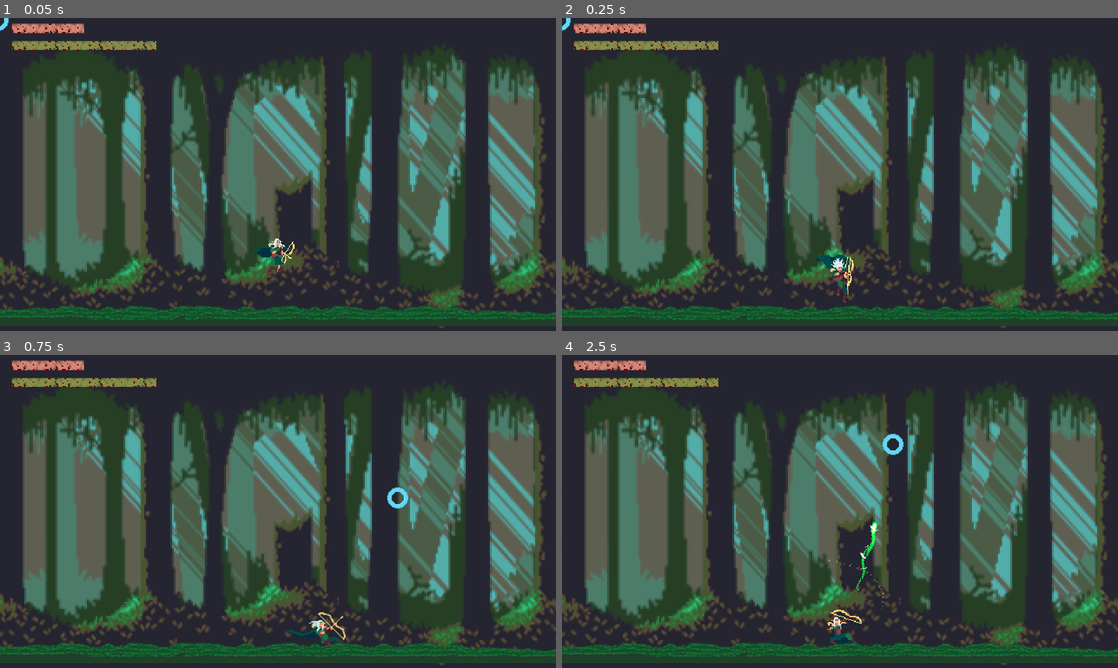
Above: before the commit, frames 1-4 (two rows, left to right).
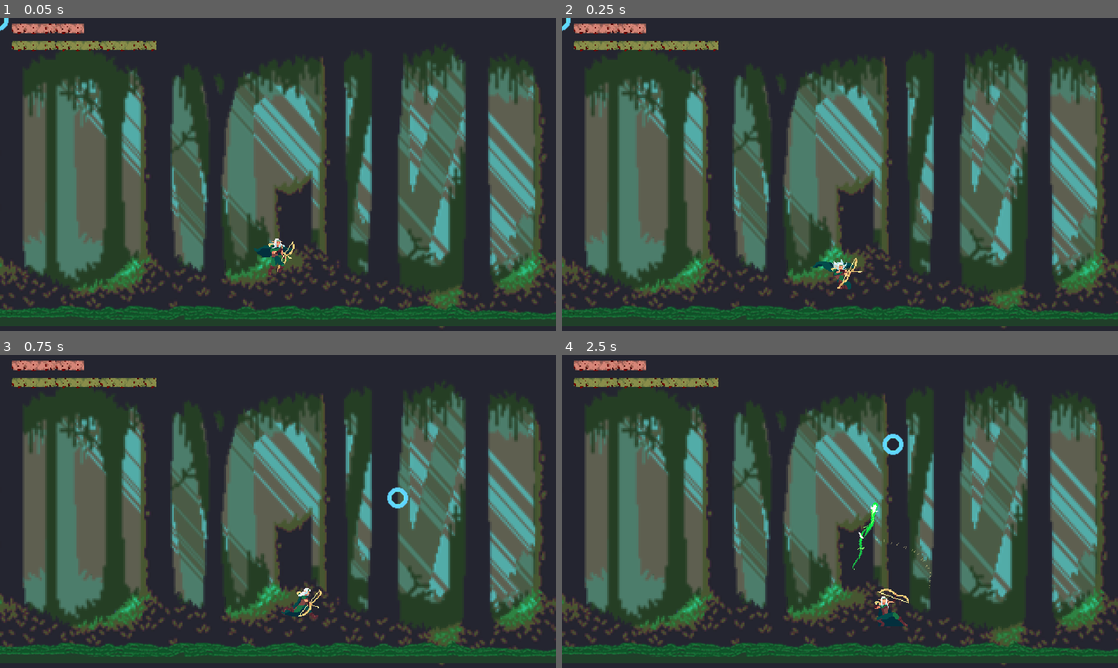
Above: after the commit, the same moments.

Repository: dcrespo3d/GGJ2023
Game: Godot game, scene res://EscenaMain.tscn
Two runs of this game, one before a commit and one after it. Both use one fixed random seed, a clock stepped at 60 frames per second and the inputs below.
Inputs (mouse positions are in pixels of both pictures, inside the frame that each line leads up to):
- Up to frame 1 (0.05 s): no input
- Up to frame 2 (0.25 s): no input
- Up to frame 3 (0.75 s): move the mouse to (400, 495) at 0.52 s; hold Right (ui_right) from 0.53 s (still down); tap Space (dash_key, bound only before the commit) at 0.6 s
- Up to frame 4 (2.5 s): move the mouse to (728, 527) at 1.27 s; release Right (ui_right) at 1.28 s; hold Left (ui_left) 1.28-2.03 s; tap Space (dash_key, bound only before the commit) at 1.35, 2.3 s; move the mouse to (895, 442) at 2.02 s; hold Right (ui_right) from 2.03 s (still down); click (895, 442) at 2.1 s

Frame 1 is identical in both runs. In frame 2, 0.5% of the frame differs, in the area x 45-54%, y 75-92%; in frame 3, 0.7%; in frame 4, 1.0%, in the area x 47-67%, y 47-93%.

Commit message:
Revert "coll"
This reverts commit 16ac495c993b3917e0b21eba73775ef7ee5cb874.

Diff:
--- a/Enemy_01.tscn
+++ b/Enemy_01.tscn
@@ -4,122 +4,98 @@
 [ext_resource path="res://Enemy_01.gd" type="Script" id=2]
 
 [sub_resource type="AtlasTexture" id=1]
-flags = 4
 atlas = ExtResource( 1 )
 region = Rect2( 0, 64, 64, 64 )
 
 [sub_resource type="AtlasTexture" id=2]
-flags = 4
 atlas = ExtResource( 1 )
 region = Rect2( 64, 64, 64, 64 )
 
 [sub_resource type="AtlasTexture" id=3]
-flags = 4
 atlas = ExtResource( 1 )
 region = Rect2( 128, 64, 64, 64 )
 
 [sub_resource type="AtlasTexture" id=4]
-flags = 4
 atlas = ExtResource( 1 )
 region = Rect2( 192, 64, 64, 64 )
 
 [sub_resource type="AtlasTexture" id=5]
-flags = 4
 atlas = ExtResource( 1 )
 region = Rect2( 256, 64, 64, 64 )
 
 [sub_resource type="AtlasTexture" id=6]
-flags = 4
 atlas = ExtResource( 1 )
 region = Rect2( 320, 64, 64, 64 )
 
 [sub_resource type="AtlasTexture" id=7]
-flags = 4
 atlas = ExtResource( 1 )
 region = Rect2( 0, 192, 64, 64 )
 
 [sub_resource type="AtlasTexture" id=8]
-flags = 4
 atlas = ExtResource( 1 )
 region = Rect2( 64, 192, 64, 64 )
 
 [sub_resource type="AtlasTexture" id=9]
-flags = 4
 atlas = ExtResource( 1 )
 region = Rect2( 128, 192, 64, 64 )
 
 [sub_resource type="AtlasTexture" id=10]
-flags = 4
 atlas = ExtResource( 1 )
 region = Rect2( 192, 192, 64, 64 )
 
 [sub_resource type="AtlasTexture" id=11]
-flags = 4
 atlas = ExtResource( 1 )
 region = Rect2( 256, 192, 64, 64 )
 
 [sub_resource type="AtlasTexture" id=12]
-flags = 4
 atlas = ExtResource( 1 )
 region = Rect2( 320, 192, 64, 64 )
 
 [sub_resource type="AtlasTexture" id=13]
-flags = 4
 atlas = ExtResource( 1 )
 region = Rect2( 384, 192, 64, 64 )
 
 [sub_resource type="AtlasTexture" id=14]
-flags = 4
 atlas = ExtResource( 1 )
 region = Rect2( 448, 192, 64, 64 )
 
 [sub_resource type="AtlasTexture" id=15]
-flags = 4
 atlas = ExtResource( 1 )
 region = Rect2( 0, 128, 64, 64 )
 
 [sub_resource type="AtlasTexture" id=16]
-flags = 4
 atlas = ExtResource( 1 )
 region = Rect2( 64, 128, 64, 64 )
 
 [sub_resource type="AtlasTexture" id=17]
-flags = 4
 atlas = ExtResource( 1 )
 region = Rect2( 128, 128, 64, 64 )
 
 [sub_resource type="AtlasTexture" id=18]
-flags = 4
 atlas = ExtResource( 1 )
 region = Rect2( 192, 128, 64, 64 )
 
 [sub_resource type="AtlasTexture" id=19]
-flags = 4
 atlas = ExtResource( 1 )
 region = Rect2( 0, 0, 64, 64 )
 
 [sub_resource type="AtlasTexture" id=20]
-flags = 4
 atlas = ExtResource( 1 )
 region = Rect2( 64, 0, 64, 64 )
 
 [sub_resource type="AtlasTexture" id=21]
-flags = 4
 atlas = ExtResource( 1 )
 region = Rect2( 128, 0, 64, 64 )
 
 [sub_resource type="AtlasTexture" id=22]
-flags = 4
 atlas = ExtResource( 1 )
 region = Rect2( 192, 0, 64, 64 )
 
 [sub_resource type="AtlasTexture" id=23]
-flags = 4
 atlas = ExtResource( 1 )
 region = Rect2( 256, 0, 64, 64 )
 
 [sub_resource type="AtlasTexture" id=24]
-flags = 4
 atlas = ExtResource( 1 )
 region = Rect2( 320, 0, 64, 64 )
 
--- a/EscenaMain.tscn
+++ b/EscenaMain.tscn
@@ -10,6 +10,7 @@
 [ext_resource path="res://Art/Enviroment/Tree_01.png" type="Texture" id=8]
 [ext_resource path="res://Gea.tscn" type="PackedScene" id=9]
 [ext_resource path="res://Art/Enviroment/Floor.png" type="Texture" id=10]
+[ext_resource path="res://Enemy_01.tscn" type="PackedScene" id=11]
 [ext_resource path="res://Pared.gd" type="Script" id=12]
 
 [sub_resource type="Curve2D" id=3]
@@ -62,6 +63,7 @@
 margin_top = 314.0
 margin_right = 648.333
 margin_bottom = 474.0
+texture = ExtResource( 9 )
 
 [node name="Fondo" type="Node2D" parent="Viewport"]
 
@@ -73,6 +75,7 @@
 currentHealth = 250
 dashduration = 35
 mindashduration = 20
+fallWhileAttacking = true
 dashcooldown = 0.1
 dashrecoveryspeed = 0.57
 dashstalerate = 0.5
@@ -119,7 +122,7 @@
 shape = SubResource( 1 )
 
 [node name="CollisionShape2D3" type="CollisionShape2D" parent="StaticBody2D"]
-position = Vector2( 938, 1294 )
+position = Vector2( 995, 1054 )
 shape = SubResource( 2 )
 
 [node name="Gui" parent="." instance=ExtResource( 4 )]
--- a/project.godot
+++ b/project.godot
@@ -85,11 +85,6 @@
 "events": [ Object(InputEventKey,"resource_local_to_scene":false,"resource_name":"","device":0,"alt":false,"shift":false,"control":false,"meta":false,"command":false,"pressed":false,"scancode":53,"physical_scancode":0,"unicode":0,"echo":false,"script":null)
  ]
 }
-dash_key={
-"deadzone": 0.5,
-"events": [ Object(InputEventKey,"resource_local_to_scene":false,"resource_name":"","device":0,"alt":false,"shift":false,"control":false,"meta":false,"command":false,"pressed":false,"scancode":0,"physical_scancode":32,"unicode":0,"echo":false,"script":null)
- ]
-}
 debug6={
 "deadzone": 0.5,
 "events": [ Object(InputEventKey,"resource_local_to_scene":false,"resource_name":"","device":0,"alt":false,"shift":false,"control":false,"meta":false,"command":false,"pressed":false,"scancode":54,"physical_scancode":0,"unicode":0,"echo":false,"script":null)
Not shown: 1 places in EscenaMain.tscn that only renumber resources
